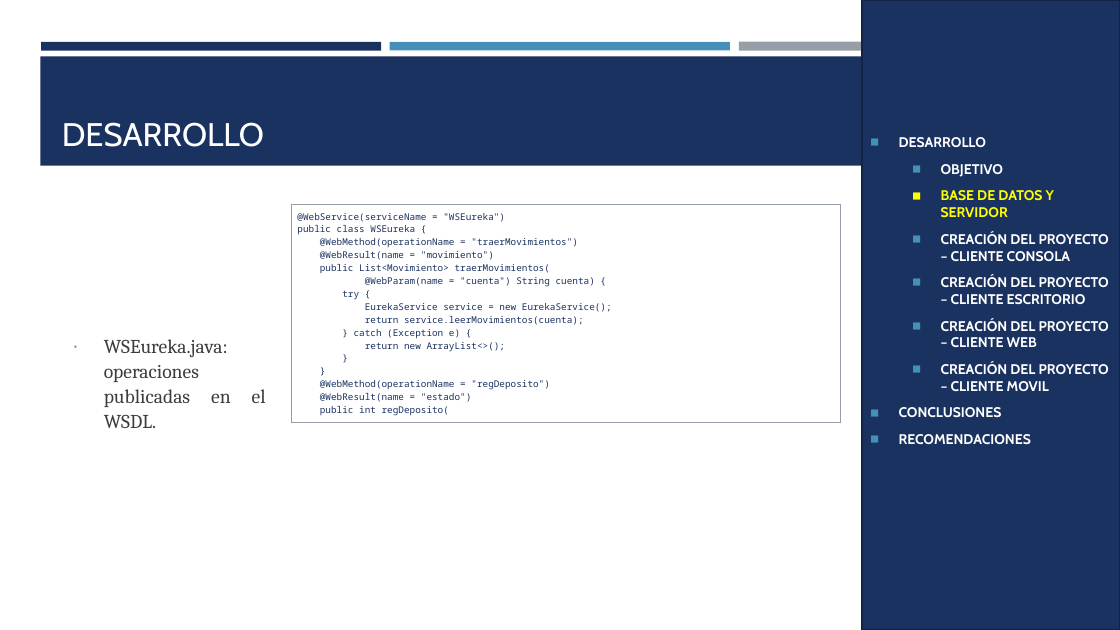
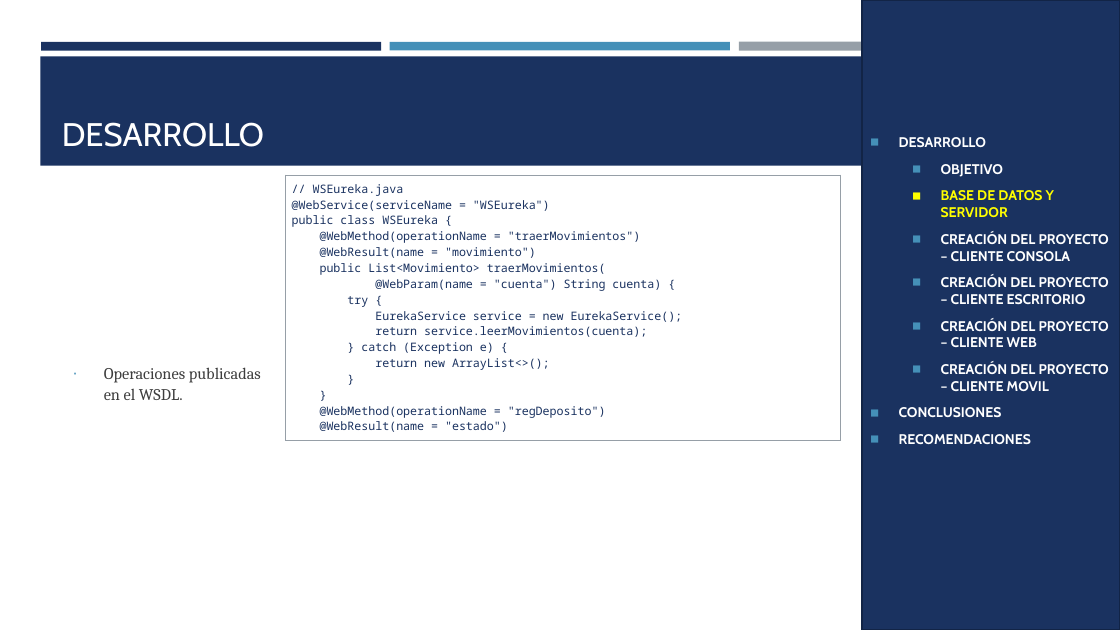
Before and after one commit to MATEOCAIZA/TG.1.1.-PAO202651_EUREKA_BDD_LOCAL_SOAP_JAVA_NRC36884_GR06, a slide deck: slide 8 of 05. DOCUMENTACION/PRESENTACION TG.1.1. EUREKABANK SOAP con BDD LOCAL en JAVA GR06.pptx. Drawn at 1120x630 pixels with LibreOffice and Linux fonts; fonts in the diff are those of the drawing. Boxes give left, top, right and bottom in pixels: in the first picture for what was removed or moved away, otherwise in the second. Text is boxed around its words. In the diff, an @@ line names an element or a change of style, - is before the commit and + after.

```diff
--- a/05. DOCUMENTACION/PRESENTACION TG.1.1. EUREKABANK SOAP con BDD LOCAL en JAVA GR06.pptx
+++ b/05. DOCUMENTACION/PRESENTACION TG.1.1. EUREKABANK SOAP con BDD LOCAL en JAVA GR06.pptx
@@ table at box(286, 175, 840, 436) @@
@@ row 1, column 1: "@WebService(serviceName = "WSEureka") / public class WSEureka { / @WebMethod(operationName = "traerMovimientos") / @WebResult(name = "movimiento") / public List<Movimiento> traerMovimientos( / @WebParam(name = "cuenta") String cuenta) { / try { / EurekaService service = new EurekaService(); / return service.leerMovimientos(cuenta); / } catch (Exception e) { / return new ArrayList<>(); / } / } / @WebMethod(operationName = "regDeposito") / @WebResult(name = "estado") / public int regDeposito(" to "// WSEureka.java / @WebService(serviceName = "WSEureka") / public class WSEureka { / @WebMethod(operationName = "traerMovimientos") / @WebResult(name = "movimiento") / public List<Movimiento> traerMovimientos( / @WebParam(name = "cuenta") String cuenta) { / try { / EurekaService service = new EurekaService(); / return service.leerMovimientos(cuenta); / } catch (Exception e) { / return new ArrayList<>(); / } / } / @WebMethod(operationName = "regDeposito") / @WebResult(name = "estado")" @@
@@ table: place and size @@
-table at box(292, 204, 840, 420)
+table at box(286, 175, 840, 436)
@@ text at box(104, 367, 261, 400): text changed; size 16.8 to 14 pt @@
-∙ WSEureka.java: operaciones publicadas en el WSDL.
+∙ Operaciones publicadas en el WSDL.
```
Also in this commit, not shown: 21 other slides changed, 3 other files.
